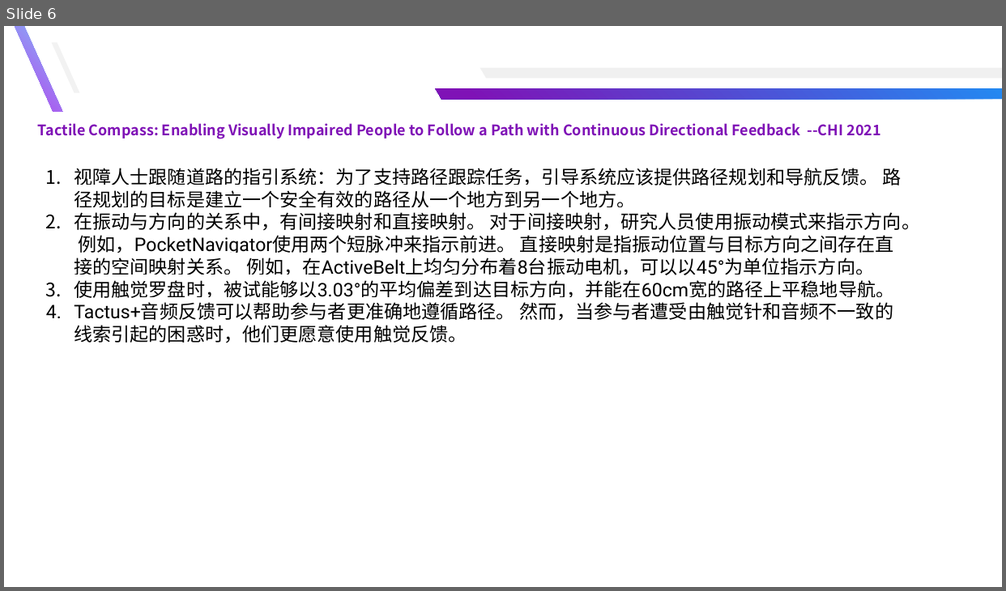
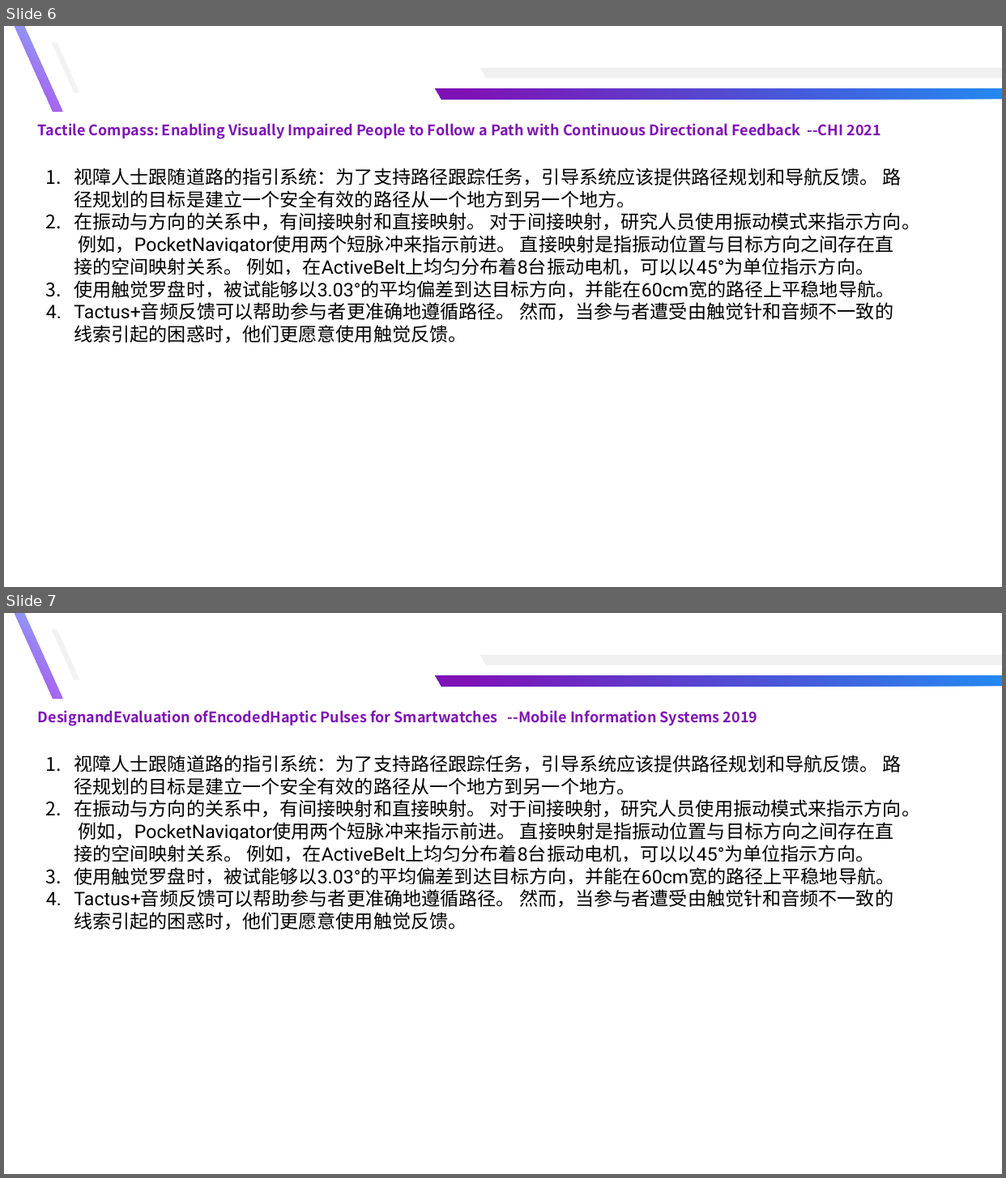
Before and after one commit to yuyongsong/Paper, a slide deck: 记录.pptx. Shown one above the other, each under a label of ours: slide 6 before the commit, slides 6 and 7 after it. The pictures are 1006x591 and 1006x1178 pixels, drawn with LibreOffice and Linux fonts; fonts in the diff are those of the drawing. Boxes give left, top, right and bottom in pixels: in the first picture for what was removed or moved away, otherwise in the second. Text is boxed around its words. In the diff, an @@ line names an element or a change of style, - is before the commit and + after.

```diff
--- a/记录.pptx
+++ b/记录.pptx
@@ slide 7 added at (x1=4, y1=613, x2=1002, y2=1174), background #FFFFFF @@
@@ freeform shape added at (x1=15, y1=613, x2=62, y2=699), fill gradient #81BDF8 to #B543ED @@
@@ freeform shape added at (x1=52, y1=629, x2=80, y2=679), fill #F2F2F2 @@
@@ freeform shape added at (x1=480, y1=655, x2=1002, y2=666), fill #F0F0F0 @@
@@ freeform shape added at (x1=435, y1=676, x2=1002, y2=687), fill gradient #228AF2 to #7F12B6 @@
@@ text added at (x1=38, y1=710, x2=757, y2=726), 14 pt, text #7F12B6, bold @@
+DesignandEvaluation ofEncodedHaptic Pulses for Smartwatches --Mobile Information Systems 2019
@@ text added at (x1=74, y1=755, x2=920, y2=931), 18 pt, text #000000 @@
+1. 视障人士跟随道路的指引系统：为了支持路径跟踪任务，引导系统应该提供路径规划和导航反馈。 路径规划的目标是建立一个安全有效的路径从一个地方到另一个地方。
+2. 在振动与方向的关系中，有间接映射和直接映射。 对于间接映射，研究人员使用振动模式来指示方向。 例如，PocketNavigator使用两个短脉冲来指示前进。 直接映射是指振动位置与目标方向之间存在直接的空间映射关系。 例如，在ActiveBelt上均匀分布着8台振动电机，可以以45°为单位指示方向。
+3. 使用触觉罗盘时，被试能够以3.03°的平均偏差到达目标方向，并能在60cm宽的路径上平稳地导航。
+4. Tactus+音频反馈可以帮助参与者更准确地遵循路径。 然而，当参与者遭受由触觉针和音频不一致的线索引起的困惑时，他们更愿意使用触觉反馈。
```
Also in this commit, not shown: 2 other files.
